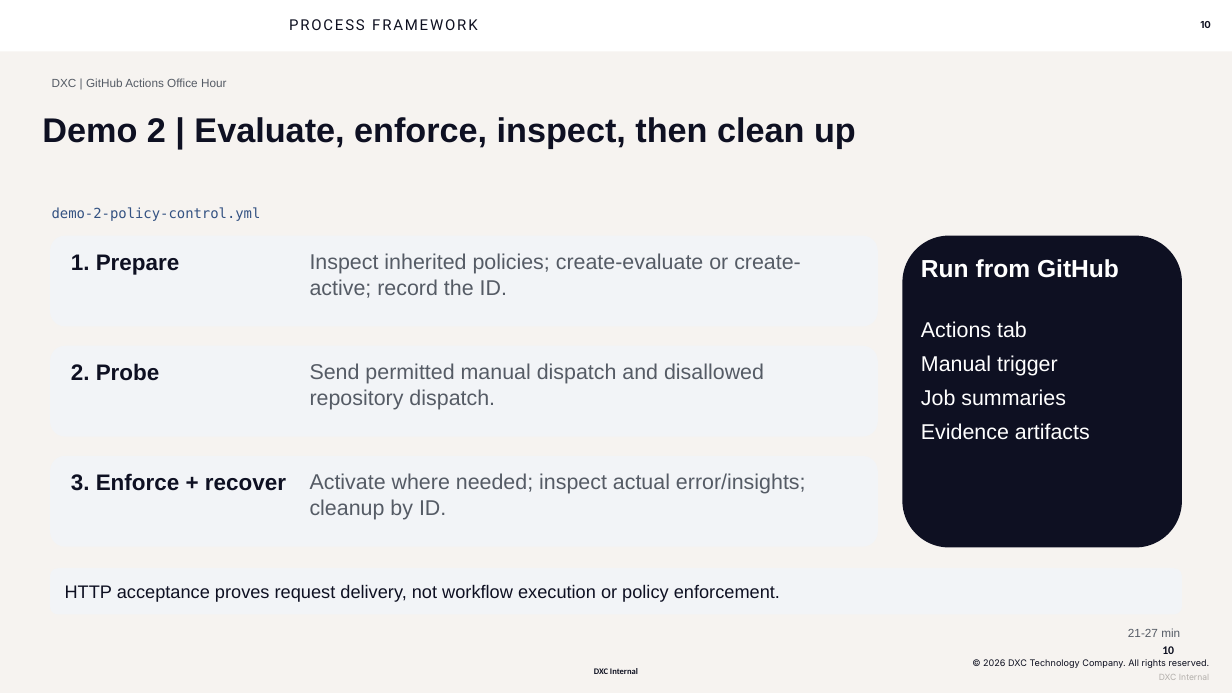
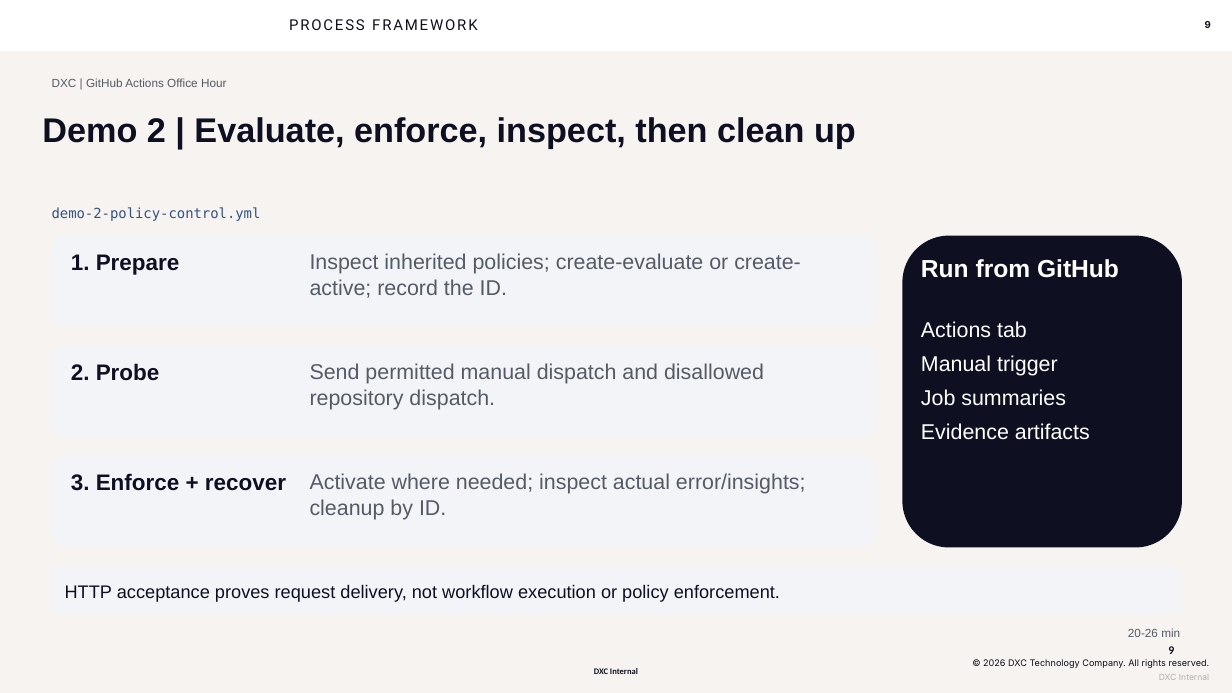
Before and after one commit to seandorsett/dxc-actions-office-hour, a slide deck: slide 9 of outputs/slides/dxc-actions-office-hour-2026-10-13.pptx (slide 10 before the commit). Drawn at 1232x693 pixels with LibreOffice and Linux fonts; fonts in the diff are those of the drawing; background and template pictures are left out. Boxes give left, top, right and bottom in pixels: in the first picture for what was removed or moved away, otherwise in the second. Text is boxed around its words. In the diff, an @@ line names an element or a change of style, - is before the commit and + after.

```diff
--- a/outputs/slides/dxc-actions-office-hour-2026-10-13.pptx
+++ b/outputs/slides/dxc-actions-office-hour-2026-10-13.pptx
@@ page number at bbox=[1205, 20, 1211, 31]: text changed @@
-10
+9
@@ text at bbox=[1128, 628, 1180, 637]: text changed @@
-21-27 min
+20-26 min
@@ page number at bbox=[1168, 646, 1174, 654]: text changed @@
-10
+9
```
Also in this commit, not shown: 17 other slides changed, 1 slide removed, 7 other files.
